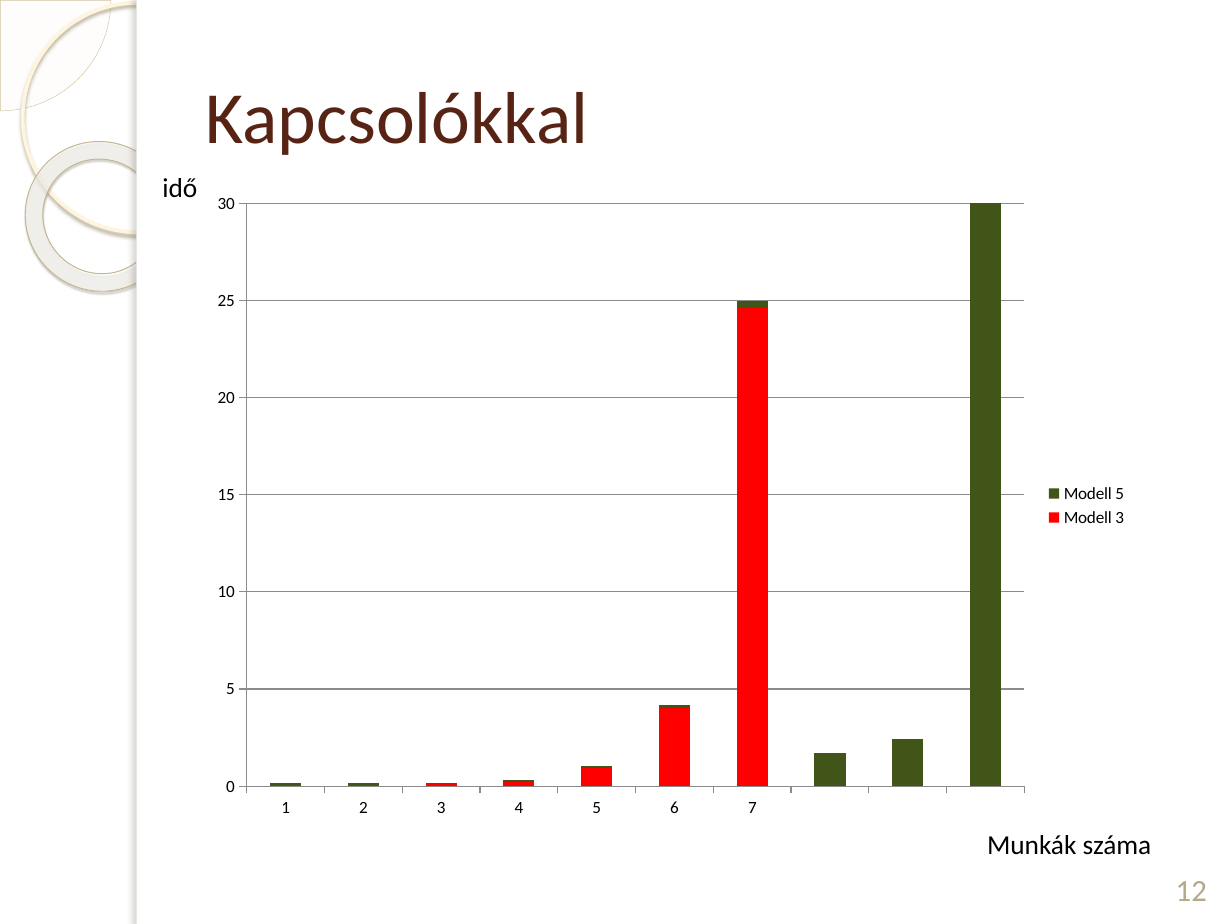
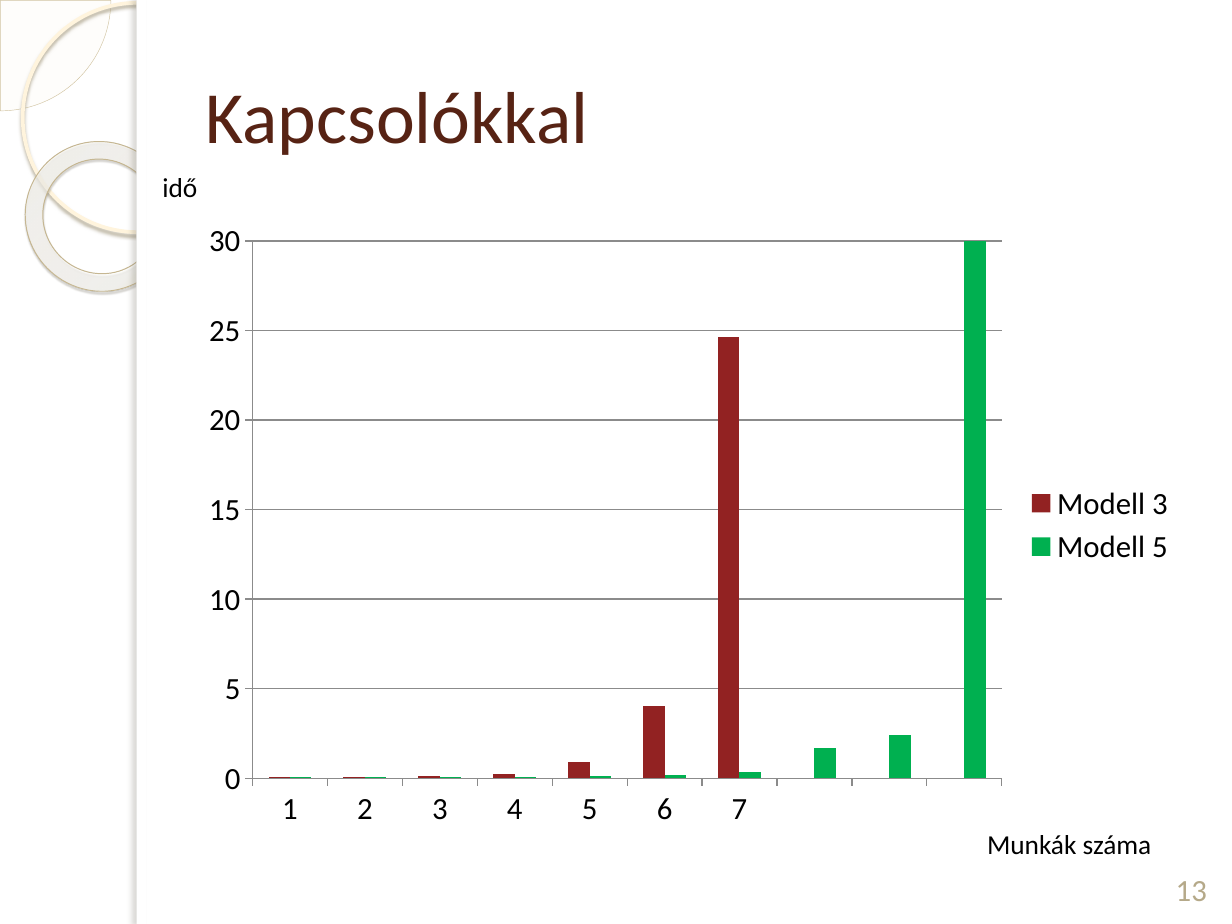
Before and after one commit to DWsbMH/LPTA-SingleStageScheduling, a slide deck: slide 13 of prezentáció/Vida Judit LPTA.pptx (slide 12 before the commit). Drawn at 1232x924 pixels with LibreOffice and Linux fonts; fonts in the diff are those of the drawing; background and template pictures are left out. Boxes give left, top, right and bottom in pixels: in the first picture for what was removed or moved away, otherwise in the second. Text is boxed around its words. In the diff, an @@ line names an element or a change of style, - is before the commit and + after.

```diff
--- a/prezentáció/Vida Judit LPTA.pptx
+++ b/prezentáció/Vida Judit LPTA.pptx
@@ column stacked chart at [190,209,1189,840] @@
@@ column stacked chart to column chart @@
@@ colour of Modell 3 #FF0000 to #922222 @@
@@ colour of Modell 5 #42551A to #00B050 @@
@@ bar spacing changed @@
@@ lettering changed @@
@@ column chart: place and size @@
-column chart at [198,181,1140,832]
+column chart at [190,209,1189,840]
@@ page number at [1176,881,1207,901]: text changed @@
-12
+13
```
Also in this commit, not shown: 9 other slides changed, 1 slide added.
